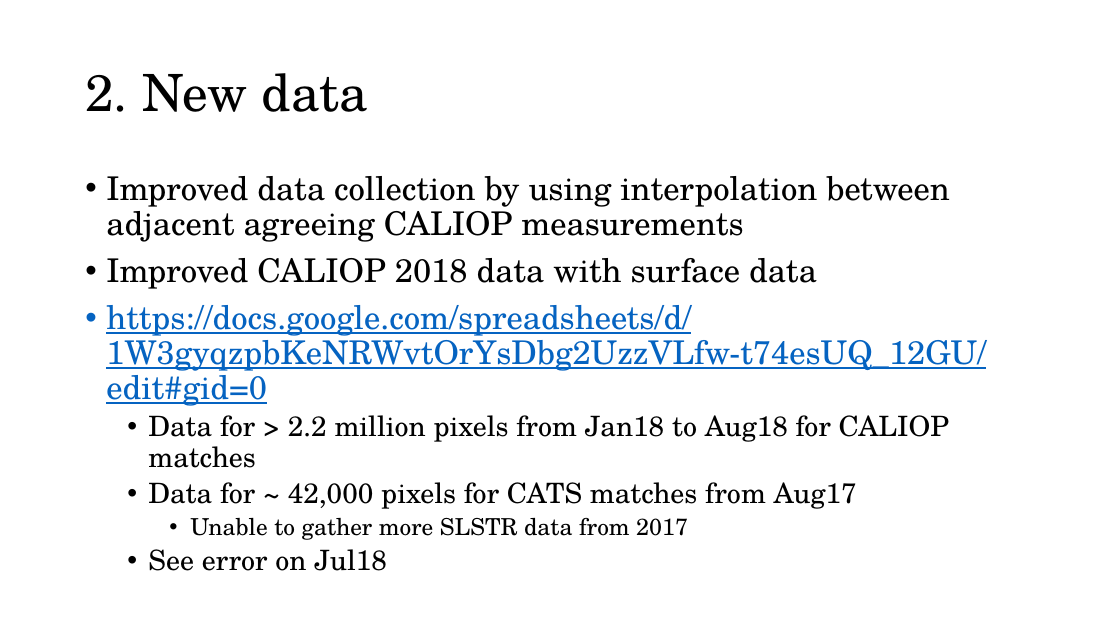
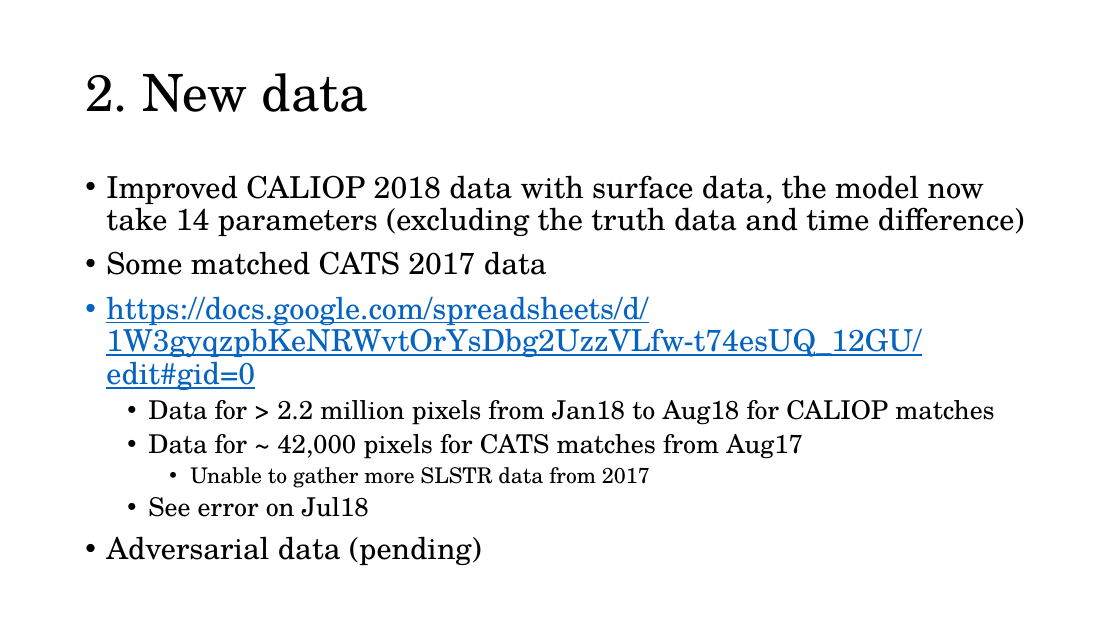
Before and after one commit to kenzaxtazi/cloud-id, a slide deck: slide 6 of Material_for_meeting_070119.pptx (slide 5 before the commit). Drawn at 1120x630 pixels with LibreOffice and Linux fonts; fonts in the diff are those of the drawing. Boxes give left, top, right and bottom in pixels: in the first picture for what was removed or moved away, otherwise in the second. Text is boxed around its words. In the diff, an @@ line names an element or a change of style, - is before the commit and + after.

```diff
--- a/Material_for_meeting_070119.pptx
+++ b/Material_for_meeting_070119.pptx
@@ text at <box>106,175,1025,275</box>: text changed; size 28 to 25.9 pt @@
-• Improved data collection by using interpolation between adjacent agreeing CALIOP measurements
-• Improved CALIOP 2018 data with surface data
+• Improved CALIOP 2018 data with surface data, the model now take 14 parameters (excluding the truth data and time difference)
+• Some matched CATS 2017 data
@@ text at <box>106,296,994,517</box>: size 28 to 25.9 pt in "https://docs.google.com/spreadsheets/d/1W3gyqzpbKeNRWvtOrYsD ..."; size 24 to 22.2 pt in "Data for > 2.2 million pixels from ...", "Data for ~ 42,000 pixels for CATS ...", "See error on Jul18"; size 20 to 18.5 pt in "Unable to gather more SLSTR data from ..." @@
@@ text at <box>106,536,482,565</box>: paragraph added @@
+• Adversarial data (pending)
```
Also in this commit, not shown: 7 other slides changed, 1 slide added, 1 slide removed.
